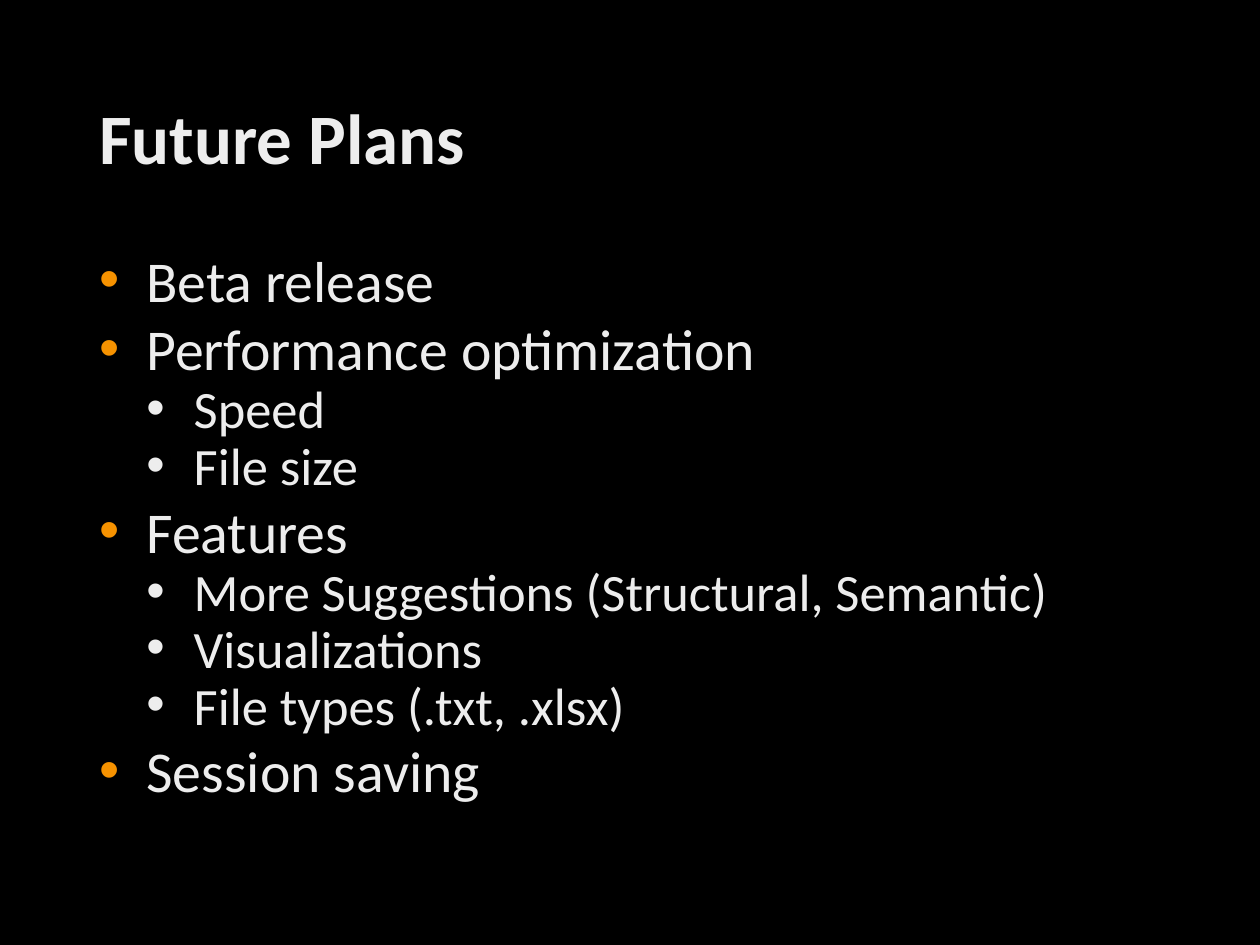
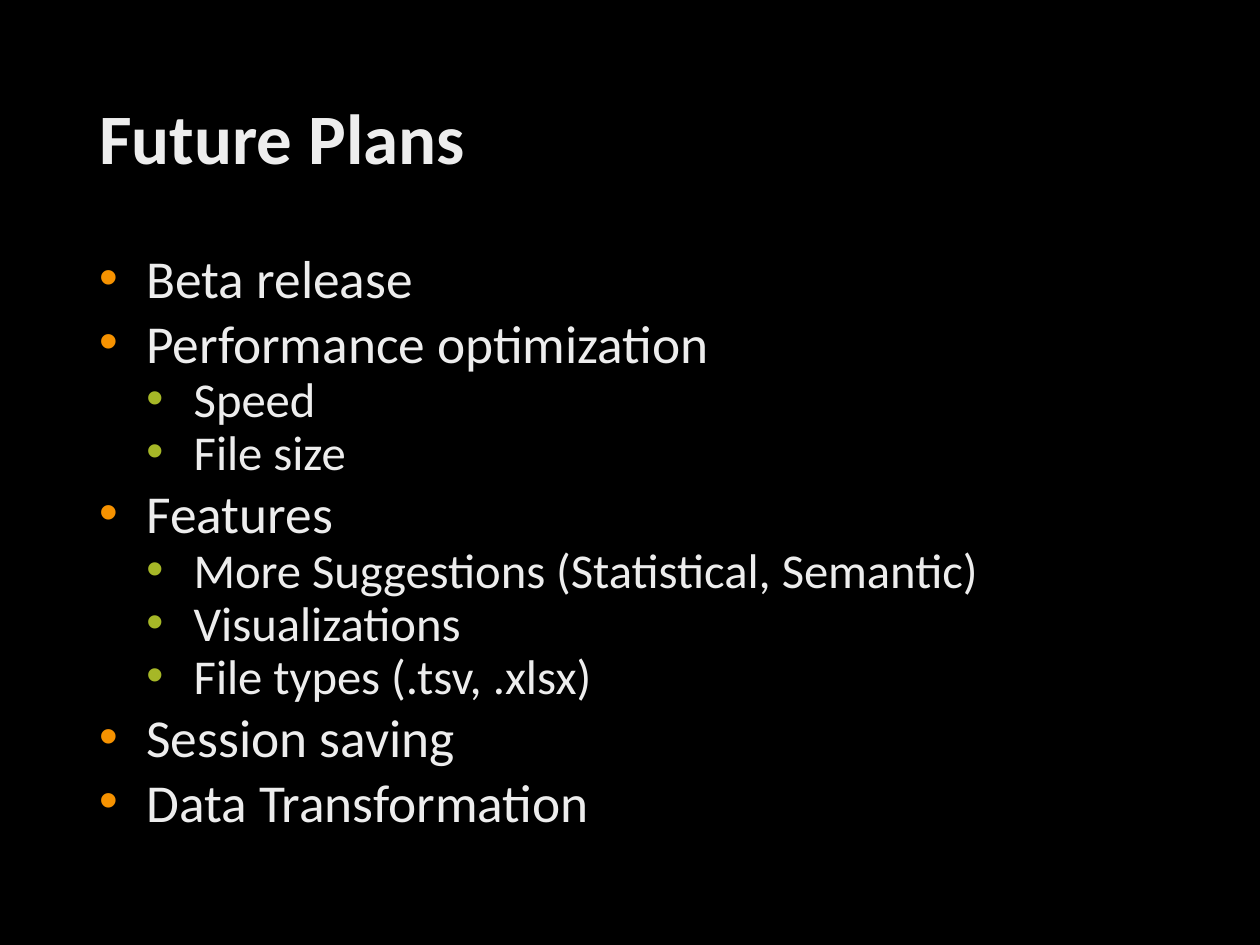
Before and after one commit to jannah/MetaReader, a slide deck: slide 12 of MetaReader.pptx (slide 11 before the commit). Drawn at 1260x945 pixels with LibreOffice and Linux fonts; fonts in the diff are those of the drawing; background and template pictures are left out. Boxes give left, top, right and bottom in pixels: in the first picture for what was removed or moved away, otherwise in the second. Text is boxed around its words. In the diff, an @@ line names an element or a change of style, - is before the commit and + after.

```diff
--- a/MetaReader.pptx
+++ b/MetaReader.pptx
@@ text at (146,261,709,766): size 33 to 30.5 pt in "Beta release", "Performance optimization", "Features", "Session saving"; size 30 to 27.8 pt in "Speed", "File size", "Visualizations" @@
@@ text at (194,552,978,597): text changed; size 30 to 27.8 pt @@
-  • More Suggestions (Structural, Semantic)
+  • More Suggestions (Statistical, Semantic)
@@ text at (194,658,592,702): text changed; size 30 to 27.8 pt @@
-  • File types (.txt, .xlsx)
+  • File types (.tsv, .xlsx)
@@ text at (146,785,589,823): paragraph added @@
+• Data Transformation
```
Also in this commit, not shown: 8 other slides changed, 1 slide added, 1 other file.
